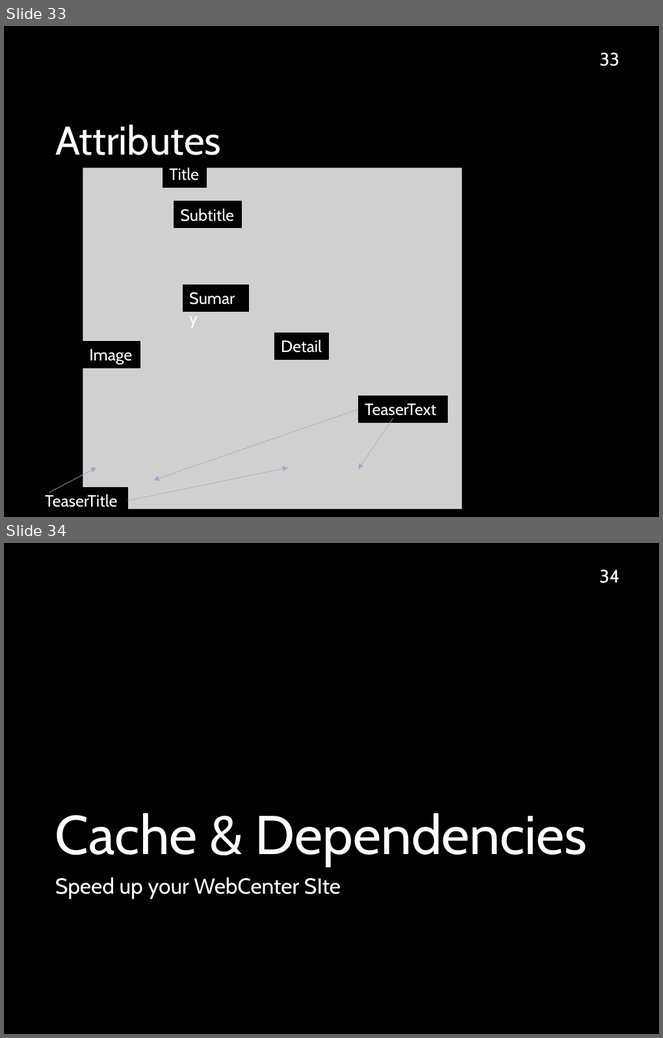
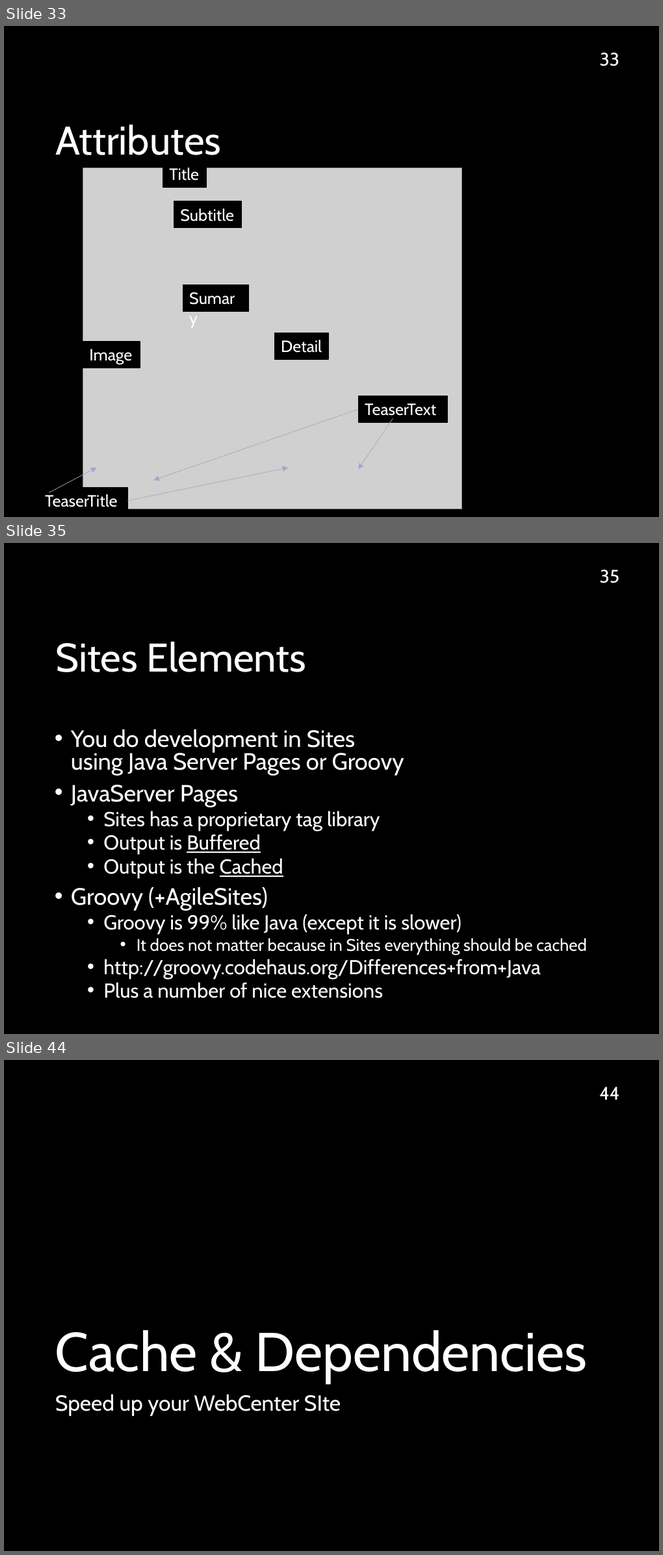
Before and after one commit to sciabarra/AgileSites3, a slide deck: docs/WebCenterSites11gIntroduction.pptx. Shown one above the other, each under a label of ours: slides 33 and 34 before the commit, slides 33, 35 and 44 after it; the slides between them are not shown. The pictures are 663x1038 and 663x1555 pixels, drawn with LibreOffice and Linux fonts; fonts in the diff are those of the drawing; grey boxes stand for pictures; background and template pictures are left out. Boxes give left, top, right and bottom in pixels: in the first picture for what was removed or moved away, otherwise in the second. Text is boxed around its words. In the diff, an @@ line names an element or a change of style, - is before the commit and + after.

```diff
--- a/docs/WebCenterSites11gIntroduction.pptx
+++ b/docs/WebCenterSites11gIntroduction.pptx
@@ slide 35 added at (x1=4, y1=543, x2=659, y2=1034), background picture (left out) @@
@@ page number added at (x1=600, y1=570, x2=620, y2=583), 20 pt, text #FFFFFF @@
+35
@@ title added at (x1=55, y1=641, x2=306, y2=672), 44 pt, text #FFFFFF @@
+Sites Elements
@@ text added at (x1=71, y1=729, x2=587, y2=999), 22.2 pt, text #FFFFFF @@
+• You do development in Sites
+  using Java Server Pages or Groovy
+• JavaServer Pages
+  • Sites has a proprietary tag library
+  • Output is Buffered
+  • Output is the Cached
+• Groovy (+AgileSites)
+  • Groovy is 99% like Java (except it is slower)
+    • It does not matter because in Sites everything should be cached
+  • http://groovy.codehaus.org/Differences+from+Java
+  • Plus a number of nice extensions
@@ what was slide 34 is now slide 44 @@
@@ page number at (x1=599, y1=1087, x2=620, y2=1100): text changed @@
-34
+44
```
Also in this commit, not shown: 9 other slides added, 14 other files.
